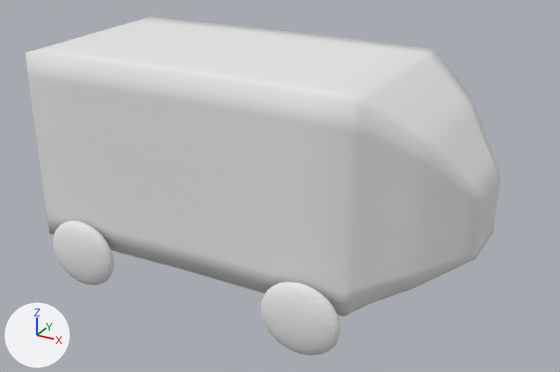
Renders of the OBJ model assets/Models/Auto-modelblend.obj from each side of a commit.
The view is the same before and after, from a 50 mm camera at (4.08, -6.5, 4.28) aimed at (0.56, -0.1, 1.08). The lights are fixed; the arrows at lower left show +X, +Y and +Z. Where no turn or scale is listed for an object, it has been applied to the vertices. Vertices at the same position are counted once.

In view in the first picture: 'Cube_Cube.003', 'Sphere', 'Sphere.001_Sphere.003'.
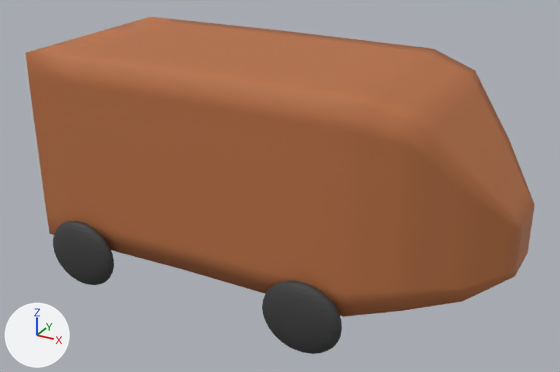
The change, as a list of edits to the scene's bpy script:
```text
Change mat_material_001:
    mat_material_001.base_color: (0.8, 0.8, 0.8) -> (0.481, 0.162, 0.0563)  # white #e7e7e7 -> orange #b87043
Change mat_material_002:
    mat_material_002.base_color: (0.8, 0.8, 0.8) -> (0.044, 0.044, 0.044)  # white #e7e7e7 -> black #3b3b3b
Change mat_material_003:
    mat_material_003.base_color: (0.8, 0.8, 0.8) -> (0.044, 0.044, 0.044)  # white #e7e7e7 -> black #3b3b3b
Change me_cube_cube_003:
    used by ob_cube_cube_003; location = (0.0, 0.0, 0.0)
    remove me_cube_cube_003.from_pydata(...)  # 898 vertices, 896 faces; spans x -2.07..2.68, y -1.1..0.94, z 0.41..2.42
    add me_cube_cube_003.from_pydata(...)  # 898 vertices, 896 faces; spans x -2.07..3.03, y -1.1..0.94, z 0.41..2.42
    me_cube_cube_003 part 1: 433 of 898 vertices moved; they spanned x 1.79..2.68, y -1.03..0.9, z 0.46..2.39 and now span x 1.85..3.03, y -1.03..0.9, z 0.46..2.39; mean shift (0.3, 0.0, -0.1); largest move (2.25, -0.75, 2.06) -> (2.67, -0.63, 1.76)
```

Where the change shows, as pixel boxes (x1, y1, x2, y2) in the pictures (560 x 372 px; the box of a moved part takes in the faces that stretch with it):
'Cube_Cube.003', recoloured, reshaped (7% wider): before (26, 17, 500, 317); after (26, 17, 535, 317)
'Sphere', recoloured: (261, 281, 342, 355) in both
'Sphere.001_Sphere.003', recoloured (white to black): (53, 221, 114, 285) in both
part 1 of me_cube_cube_003, moved or reshaped: before (344, 49, 500, 316); after (344, 49, 535, 317)
